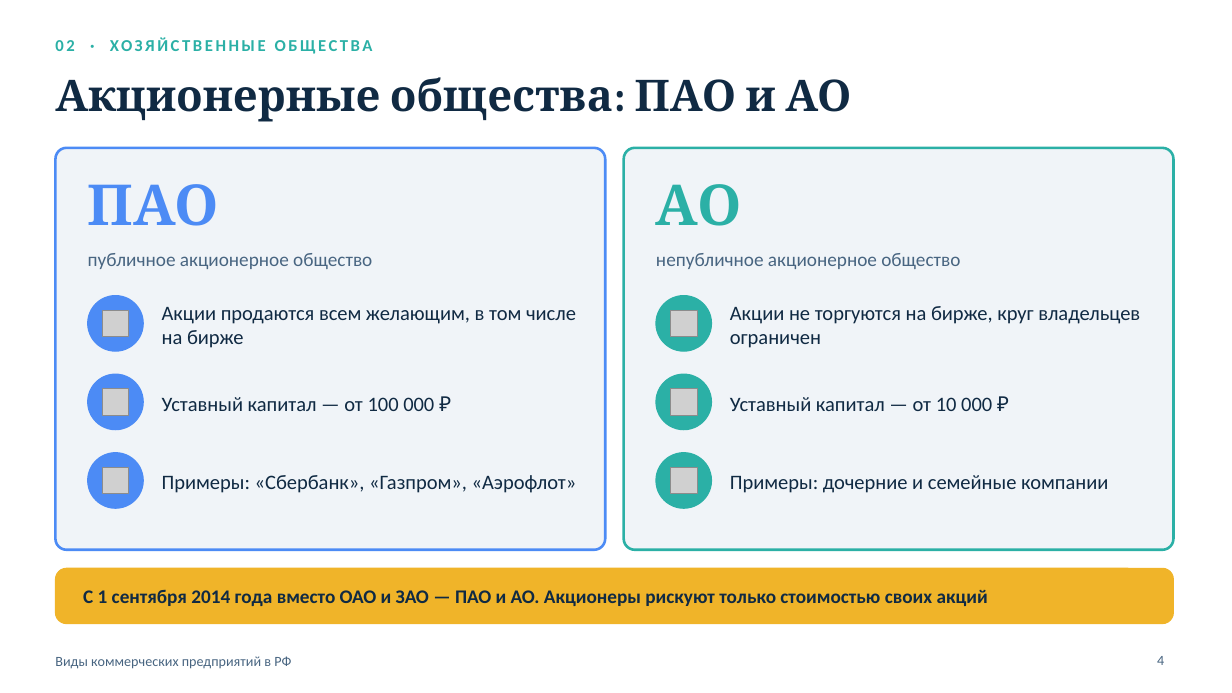
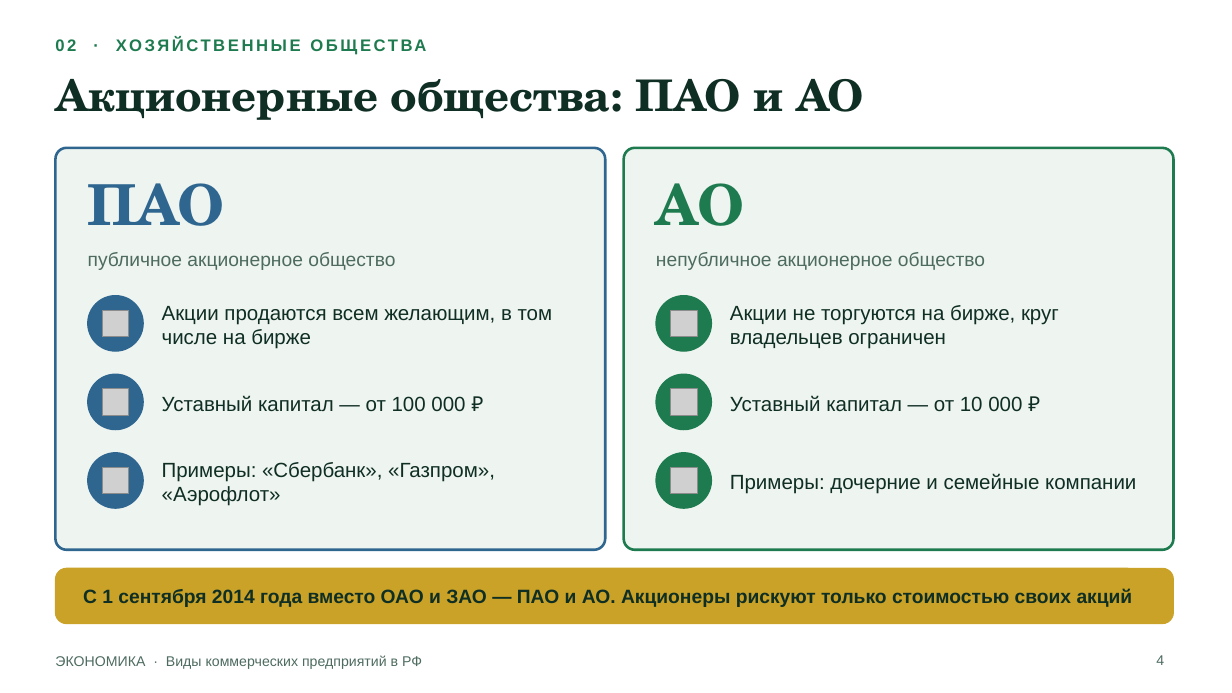
Before and after one commit to pwrnr4cts8-collab/musor, a slide deck: slide 4 of vidy_predpriyatiy/Виды_коммерческих_предприятий_РФ.pptx. Drawn at 1232x693 pixels with LibreOffice and Linux fonts; fonts in the diff are those of the drawing; grey boxes stand for pictures; background and template pictures are left out. Boxes give left, top, right and bottom in pixels: in the first picture for what was removed or moved away, otherwise in the second. Text is boxed around its words. In the diff, an @@ line names an element or a change of style, - is before the commit and + after.

```diff
--- a/vidy_predpriyatiy/Виды_коммерческих_предприятий_РФ.pptx
+++ b/vidy_predpriyatiy/Виды_коммерческих_предприятий_РФ.pptx
@@ text "02 · ХОЗЯЙСТВЕННЫЕ ОБЩЕСТВА" at [55, 39, 76, 51]: font Calibri to Arial, text colour #2BB0A6 to #1E7B4F @@
@@ title "Акционерные общества: ПАО и АО" at [55, 79, 864, 120]: font Cambria to TeX Gyre Schola, text colour #102A43 to #0F2E24 @@
@@ rounded rectangle at [55, 148, 605, 550]: fill #F0F4F8 to #EEF4F0; outline #4C8BF5 2 pt to #2F6690 2 pt @@
@@ rounded rectangle at [624, 148, 1174, 550]: fill #F0F4F8 to #EEF4F0; outline #2BB0A6 2 pt to #1E7B4F 2 pt @@
@@ text "ПАО" at [88, 183, 225, 226]: font Cambria to TeX Gyre Schola, text colour #4C8BF5 to #2F6690 @@
@@ text "АО" at [656, 183, 744, 226]: font Cambria to TeX Gyre Schola, text colour #2BB0A6 to #1E7B4F @@
@@ fill #4C8BF5 to #2F6690; outline #4C8BF5 1 pt to #2F6690 1 pt in 3 elements at [88, 296, 143, 351], [88, 374, 143, 430], [88, 453, 143, 508] @@
@@ fill #2BB0A6 to #1E7B4F; outline #2BB0A6 1 pt to #1E7B4F 1 pt in 3 elements at [656, 296, 712, 351], [656, 374, 712, 430], [656, 453, 712, 508] @@
@@ rounded rectangle at [55, 568, 1174, 624]: fill #F0B429 to #C9A227; outline #F0B429 0.75 pt to #C9A227 0.75 pt @@
@@ font Calibri to Arial, text colour #102A43 to #0F2E24 in 7 elements at [162, 306, 553, 349], [162, 395, 465, 411], [162, 462, 495, 506], [730, 305, 1059, 349], [730, 395, 1022, 412], [730, 473, 1136, 494], [83, 588, 1133, 607] @@
@@ text at [55, 655, 422, 669]: text changed; font Calibri to Arial; text colour #486581 to #4D6B5F @@
-Виды коммерческих предприятий в РФ
+ЭКОНОМИКА · Виды коммерческих предприятий в РФ
@@ font Calibri to Arial, text colour #486581 to #4D6B5F in 3 elements at [88, 252, 395, 270], [656, 252, 985, 270], [1156, 655, 1164, 665] @@
```
Also in this commit, not shown: 7 other slides changed, 1 other file.
